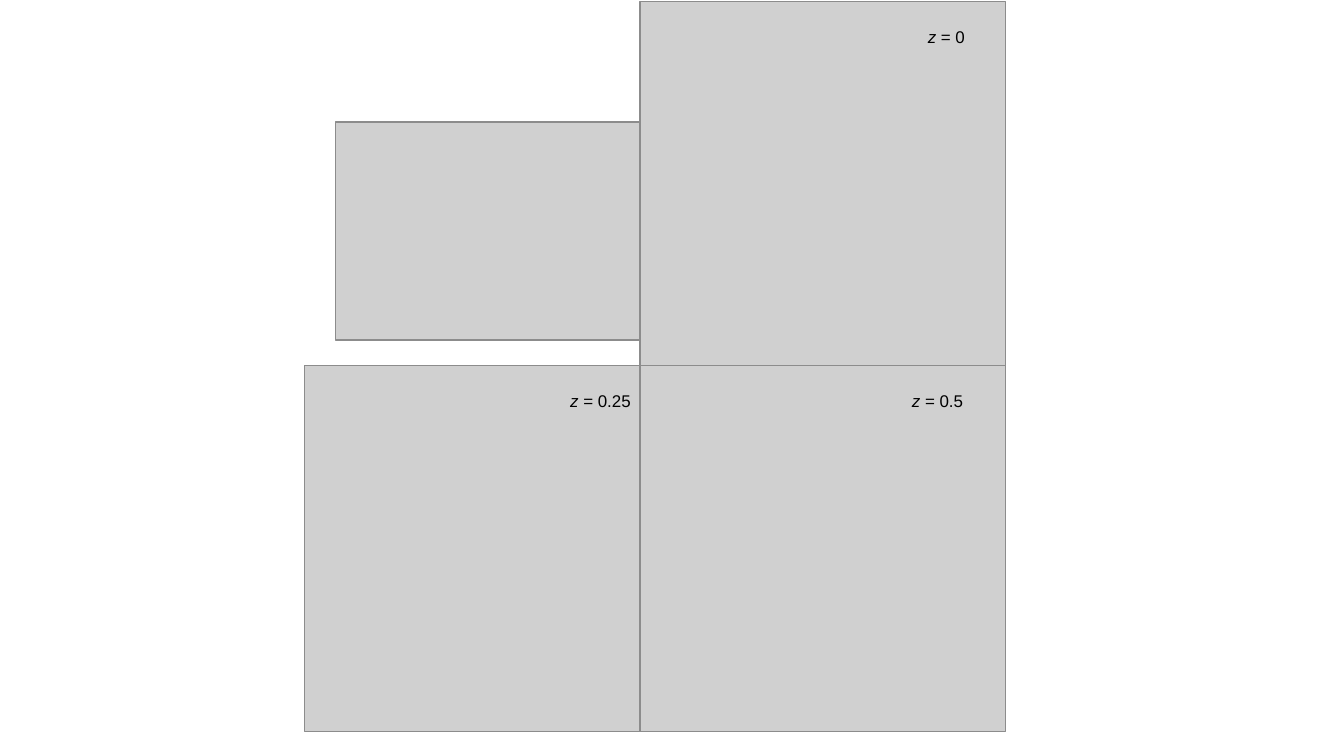
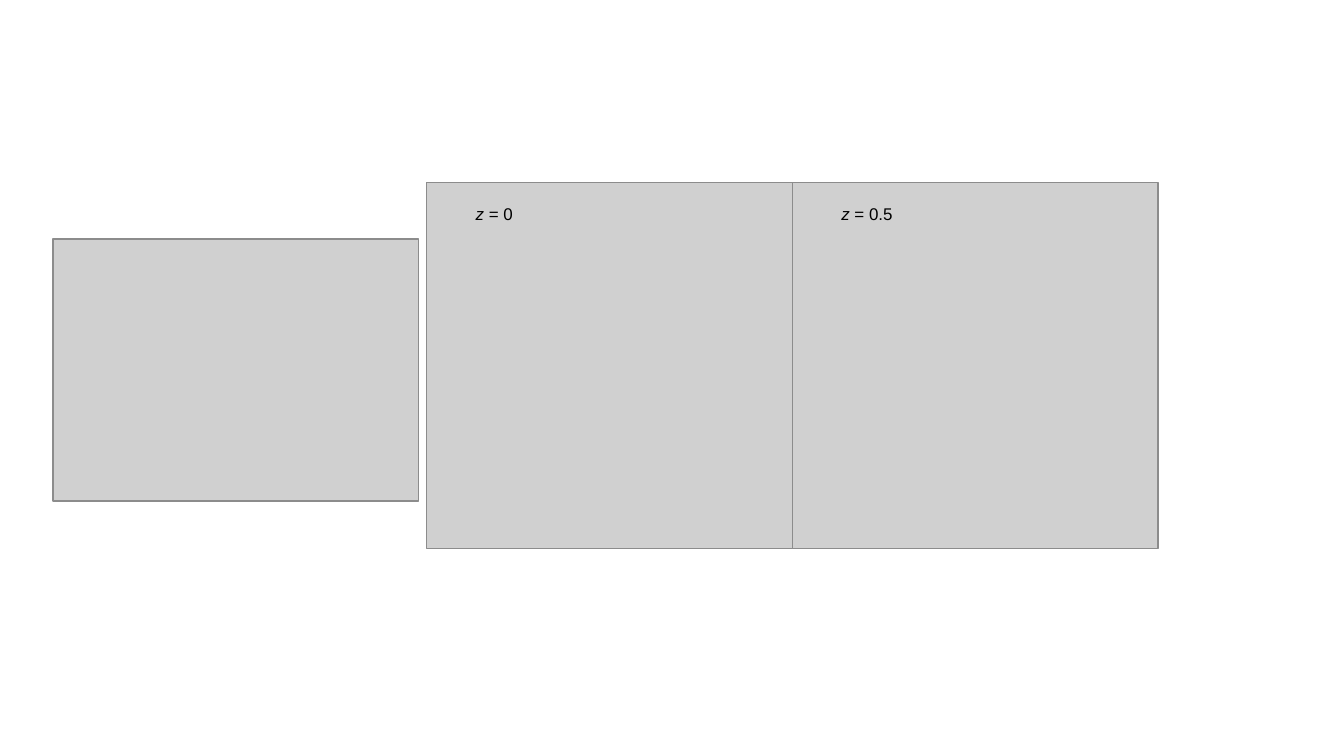
Before and after one commit to bettachini/MecanicaAnaliticaComputacional, a slide deck: slide 1 of 88presentación/caife25/imagenes/equipotenciales_superficies.odp. Drawn at 1344x756 pixels with LibreOffice and Linux fonts; fonts in the diff are those of the drawing; grey boxes stand for pictures. Boxes give left, top, right and bottom in pixels: in the first picture for what was removed or moved away, otherwise in the second. Text is boxed around its words. In the diff, an @@ line names an element or a change of style, - is before the commit and + after.

```diff
--- a/88presentación/caife25/imagenes/equipotenciales_superficies.odp
+++ b/88presentación/caife25/imagenes/equipotenciales_superficies.odp
@@ picture removed at box(335, 122, 640, 340) @@
@@ picture: place and size @@
-picture at box(640, 1, 1006, 367)
+picture at box(427, 183, 793, 549)
@@ text "z = 0": place and size @@
-text "z = 0" at box(928, 31, 964, 43)
+text "z = 0" at box(476, 208, 512, 220)
@@ picture: place and size @@
-picture at box(305, 366, 671, 732)
+picture at box(793, 183, 1159, 549)
@@ text "z = 0.5": place and size @@
-text "z = 0.5" at box(912, 395, 963, 407)
+text "z = 0.5" at box(841, 208, 892, 220)
@@ picture: place and size @@
-picture at box(640, 366, 1006, 732)
+picture at box(54, 239, 420, 501)
@@ text removed at box(570, 395, 631, 407) @@
-z = 0.25
```
Also in this commit, not shown: 14 other files.
